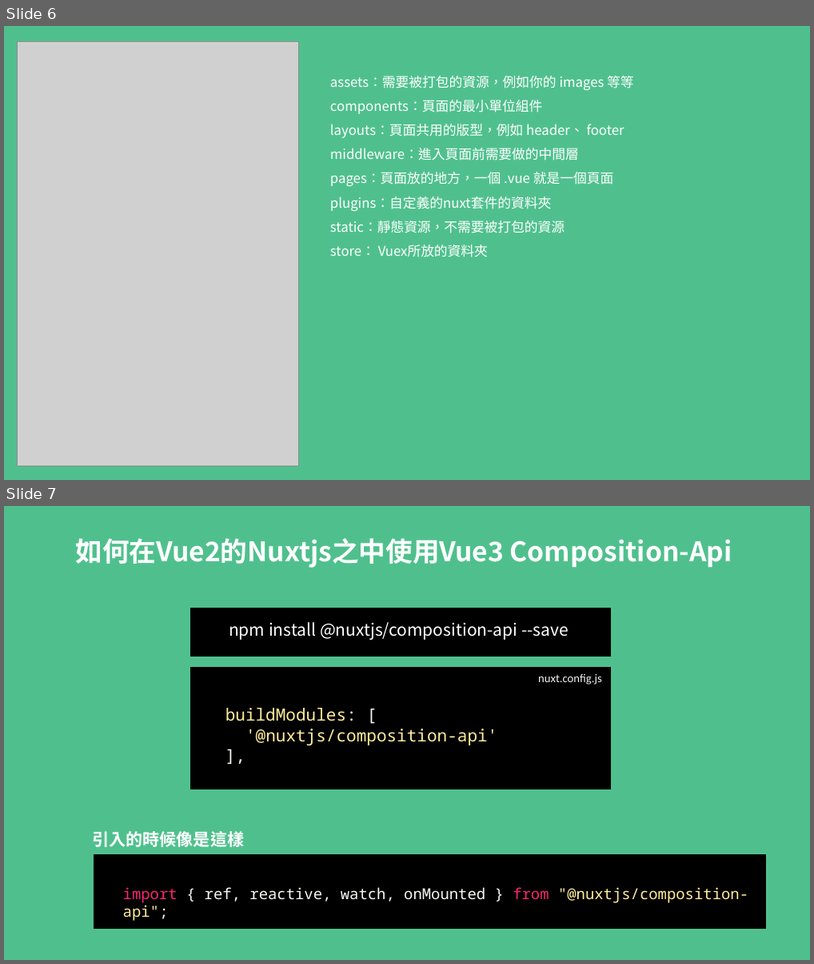
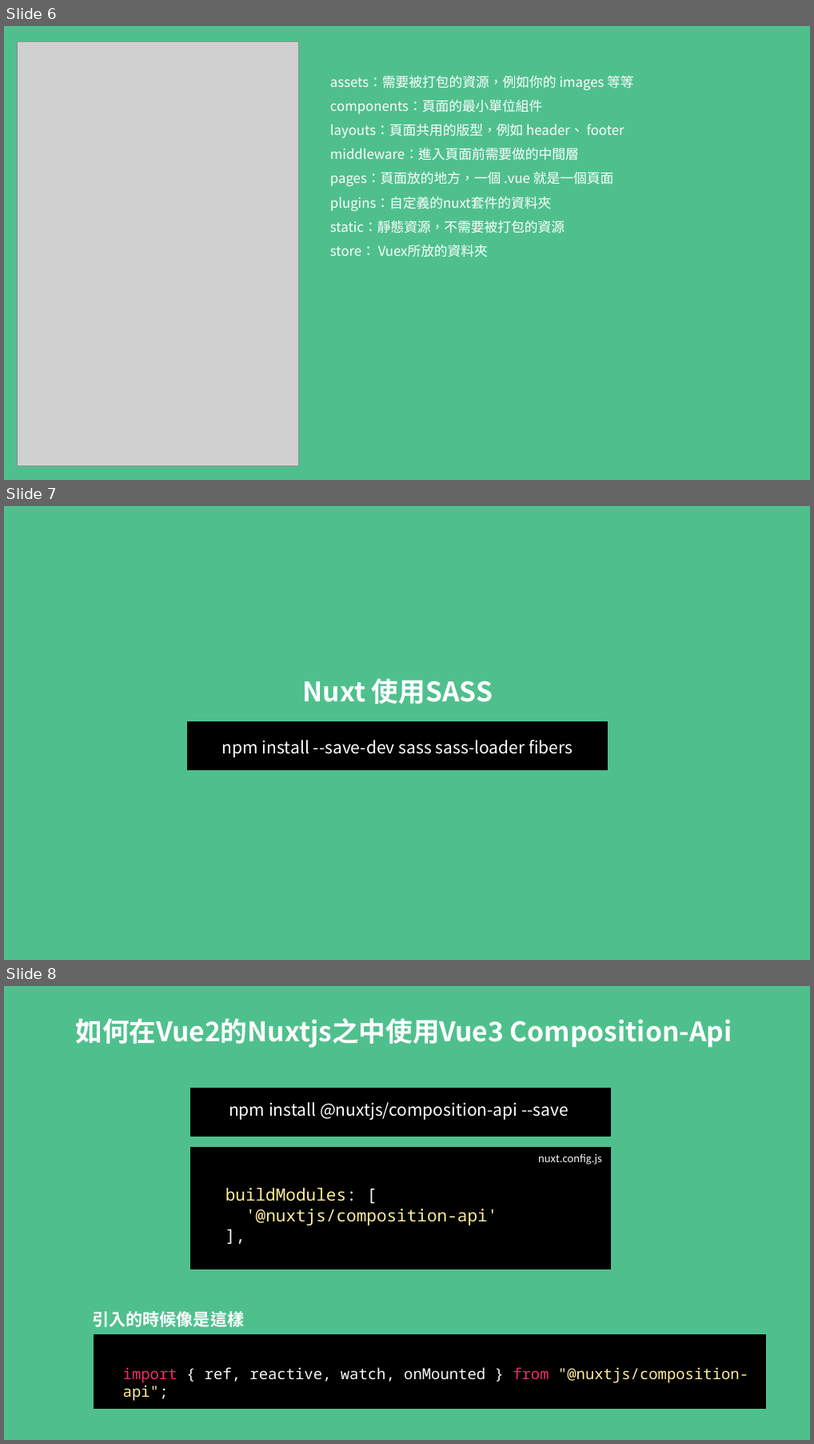
Before and after one commit to MikeOnlineCourse/Vue3_Course_Nuxt_Example, a slide deck: nuxt.pptx. Shown one above the other, each under a label of ours: slides 6 and 7 before the commit, slides 6, 7 and 8 after it. The pictures are 814x964 and 814x1444 pixels, drawn with LibreOffice and Linux fonts; fonts in the diff are those of the drawing; grey boxes stand for pictures. Boxes give left, top, right and bottom in pixels: in the first picture for what was removed or moved away, otherwise in the second. Text is boxed around its words. In the diff, an @@ line names an element or a change of style, - is before the commit and + after.

```diff
--- a/nuxt.pptx
+++ b/nuxt.pptx
@@ slide 7 added at [4, 506, 810, 960], background #4FC08D @@
@@ title added at [303, 678, 493, 704], 32 pt, text #FFFFFF, bold @@
+Nuxt 使用SASS
@@ rectangle added at [188, 721, 608, 770], fill #000000, outline #000000 1 pt @@
@@ text added at [222, 740, 573, 757], 20 pt, text #FFFFFF @@
+npm install --save-dev sass sass-loader fibers
@@ what was slide 7 is now slide 8 @@
```
Also in this commit, not shown: 17 other files.
